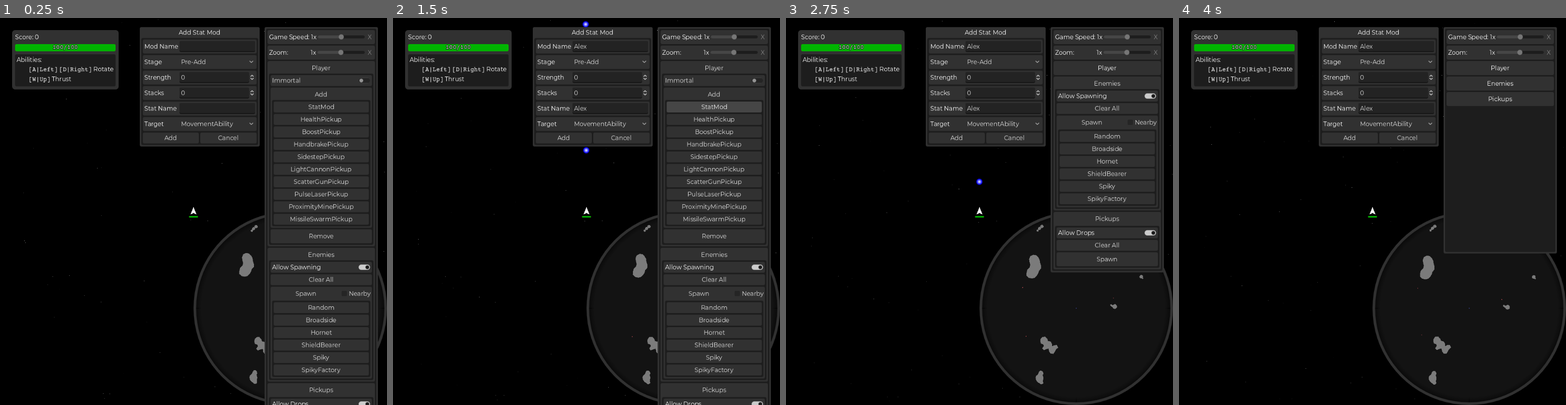
Above: before the commit, frames 1-4 (left to right).
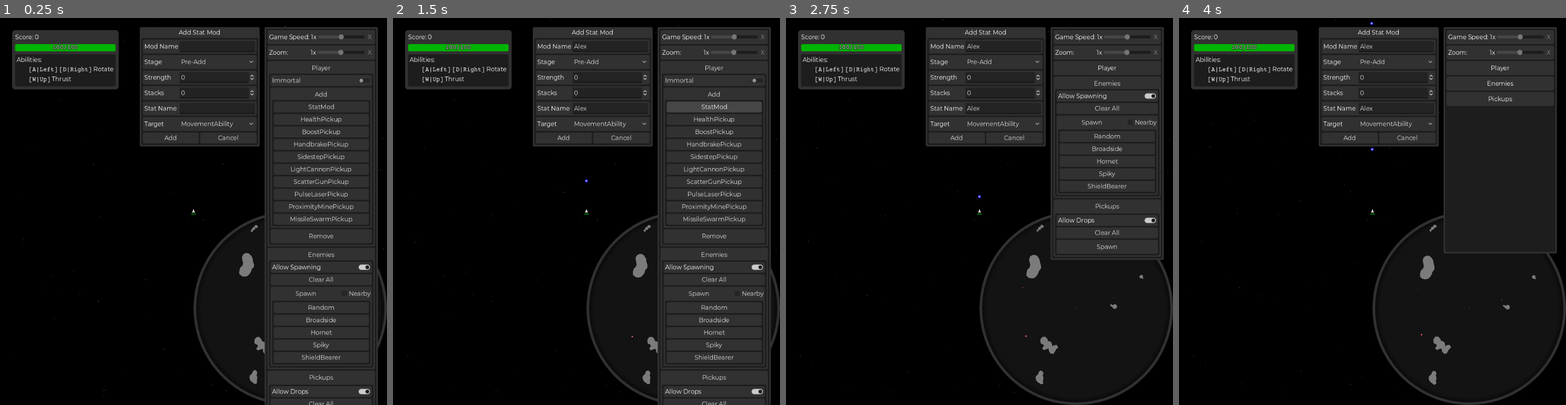
Above: after the commit, the same moments.

Repository: Trantarius/ArcadeGame
Game: Godot game, scene res://main.tscn
Two runs of this game, one before a commit and one after it. Both use one fixed random seed, a clock stepped at 60 frames per second and the inputs below.
Inputs (mouse positions are in pixels of both pictures, inside the frame that each line leads up to):
- Up to frame 1 (0.25 s): no input
- Up to frame 2 (1.5 s): click (609, 45) at 0.52 s; type "Alex" at 0.6 s; click (609, 107) at 0.75 s; type "Alex" at 0.83 s; click "StatMod" at 1.25 s
- Up to frame 3 (2.75 s): click "Player" at 2 s
- Up to frame 4 (4 s): click "Enemies" at 2.75 s; click "Pickups" at 3.5 s

The runs differ from the first frame. In frame 1, 0.5% of the frame differs, in the area x 5-100%, y 0-100%; in frame 2, 0.5%; in frame 3, 1.3%, in the area x 3-100%, y 0-98%; in frame 4, less than 0.1%.

Commit message:
improved SceneList

Diff:
--- /dev/null
+++ b/abilities/ability_list.tres
@@ -0,0 +1,11 @@
+[gd_resource type="Resource" script_class="SceneList" load_steps=5 format=3 uid="uid://q8mr142om7lx"]
+
+[ext_resource type="Resource" uid="uid://yjr728b7vi17" path="res://abilities/attack/attack_ability_list.tres" id="1_aeog5"]
+[ext_resource type="Script" path="res://classes/SceneList.gd" id="1_wydrg"]
+[ext_resource type="Resource" uid="uid://uuni84ub2tnp" path="res://abilities/movement/movement_ability_list.tres" id="2_13wgn"]
+[ext_resource type="Resource" uid="uid://7dj8ndehy7dl" path="res://abilities/weapon/weapon_list.tres" id="3_iwd0g"]
+
+[resource]
+script = ExtResource("1_wydrg")
+include = Array[ExtResource("1_wydrg")]([ExtResource("1_aeog5"), ExtResource("2_13wgn"), ExtResource("3_iwd0g")])
+scenes = Array[PackedScene]([])
--- /dev/null
+++ b/abilities/attack/attack_ability_list.tres
@@ -0,0 +1,10 @@
+[gd_resource type="Resource" script_class="SceneList" load_steps=4 format=3 uid="uid://yjr728b7vi17"]
+
+[ext_resource type="PackedScene" uid="uid://c2g3s6js6hne" path="res://abilities/attack/missile_swarm/missile_swarm_ability.tscn" id="1_b2bv8"]
+[ext_resource type="Script" path="res://classes/SceneList.gd" id="1_g41ny"]
+[ext_resource type="PackedScene" uid="uid://c1abqegxiegd0" path="res://abilities/attack/proximity_mine/proximity_mine_ability.tscn" id="2_fiagx"]
+
+[resource]
+script = ExtResource("1_g41ny")
+include = Array[ExtResource("1_g41ny")]([])
+scenes = Array[PackedScene]([ExtResource("1_b2bv8"), ExtResource("2_fiagx")])
--- /dev/null
+++ b/abilities/movement/movement_ability_list.tres
@@ -0,0 +1,11 @@
+[gd_resource type="Resource" script_class="SceneList" load_steps=5 format=3 uid="uid://uuni84ub2tnp"]
+
+[ext_resource type="Script" path="res://classes/SceneList.gd" id="1_c1nkt"]
+[ext_resource type="PackedScene" uid="uid://8506rbhgwm4s" path="res://abilities/movement/boost/boost_ability.tscn" id="1_uqpa2"]
+[ext_resource type="PackedScene" uid="uid://c8qt870yuj2yn" path="res://abilities/movement/handbrake/handbrake_ability.tscn" id="2_sfcth"]
+[ext_resource type="PackedScene" uid="uid://j7ojgjiy4k3i" path="res://abilities/movement/sidestep/sidestep_ability.tscn" id="3_m63ge"]
+
+[resource]
+script = ExtResource("1_c1nkt")
+include = Array[ExtResource("1_c1nkt")]([])
+scenes = Array[PackedScene]([ExtResource("1_uqpa2"), ExtResource("2_sfcth"), ExtResource("3_m63ge")])
--- /dev/null
+++ b/abilities/weapon/weapon_list.tres
@@ -0,0 +1,11 @@
+[gd_resource type="Resource" script_class="SceneList" load_steps=5 format=3 uid="uid://7dj8ndehy7dl"]
+
+[ext_resource type="PackedScene" uid="uid://d3ek2vmqvfst3" path="res://abilities/weapon/light_cannon/light_cannon.tscn" id="1_c388o"]
+[ext_resource type="Script" path="res://classes/SceneList.gd" id="1_ct133"]
+[ext_resource type="PackedScene" uid="uid://blpkj5dm1bxh5" path="res://abilities/weapon/pulse_laser/pulse_laser.tscn" id="2_wsfsb"]
+[ext_resource type="PackedScene" uid="uid://dqs0njvcsrun8" path="res://abilities/weapon/scatter_gun/scatter_gun.tscn" id="3_5rogh"]
+
+[resource]
+script = ExtResource("1_ct133")
+include = Array[ExtResource("1_ct133")]([])
+scenes = Array[PackedScene]([ExtResource("1_c388o"), ExtResource("2_wsfsb"), ExtResource("3_5rogh")])
--- a/classes/SceneList.gd
+++ b/classes/SceneList.gd
@@ -1,34 +1,35 @@
 class_name SceneList
 extends Resource
 
-@export var list:Array[PackedScene]
+@export var include:Array[SceneList]
+@export var scenes:Array[PackedScene]
 
-func get_scene_name(idx:int)->String:
-	if(idx<0||idx>=list.size()):
-		return ''
-	if(!is_instance_valid(list[idx])):
-		return ''
-	var state:SceneState = list[idx].get_state()
-	return state.get_node_name(0)
+func size()->int:
+	var s:int = 0
+	for sub:SceneList in include:
+		s+=sub.size()
+	return s+scenes.size()
 
-## Gets a property from a scene without instantiating it. Only works with script properties.
-func get_scene_prop(idx:int, prop:StringName, default:Variant=null)->Variant:
+func get_list()->Array[PackedScene]:
+	var list:Array[PackedScene]
+	for sub:SceneList in include:
+		assert(sub!=self)
+		list.append_array(sub.get_list())
+	list.append_array(scenes)
+	return list
 
-	var state:SceneState = list[idx].get_state()
+func pick_random(weighter:Callable=Callable())->PackedScene:
+	if(size()==0):
+		return null
+	var list:Array[PackedScene] = get_list()
+	if(weighter.is_null()):
+		return list.pick_random()
 
-	for i:int in range(state.get_node_property_count(0)):
-		if(state.get_node_property_name(0,i)==prop):
-			return state.get_node_property_value(0,i)
+	var weights:Array[float] = [0]
+	for scene:PackedScene in list:
+		weights.push_back(weighter.call(scene)+weights.back())
+	weights.pop_front()
 
-	var script:Script
-	for i:int in range(state.get_node_property_count(0)):
-		if(state.get_node_property_name(0,i)==&'script'):
-			script = state.get_node_property_value(0,i)
-	if(!is_instance_valid(script)):
-		return default
-
-	var constmap:Dictionary = script.get_script_constant_map()
-	if(constmap.has(prop)):
-		return constmap[prop]
-	else:
-		return default
+	var rw:float = randf()*weights.back()
+	var idx:int = weights.bsearch(rw)
+	return list[idx]
--- a/classes/util.gd
+++ b/classes/util.gd
@@ -244,3 +244,33 @@
 				input = input.insert(found.get_start(),'[code][color=red]ERROR '+err+'[/color][/code]')
 		found = escape_rex.search(input)
 	return input
+
+## Gets a property from a scene without instantiating it. Only works with exported properties which are not the default value.
+## Returns [param default] if the property is not available, or if it has not been set.
+static func get_scene_prop(scene:PackedScene, prop:StringName, default:Variant=null)->Variant:
+	if(!is_instance_valid(scene)):
+		return default
+
+	var state:SceneState = scene.get_state()
+
+	for i:int in range(state.get_node_property_count(0)):
+		if(state.get_node_property_name(0,i)==prop):
+			return state.get_node_property_value(0,i)
+
+	var script:Script
+	for i:int in range(state.get_node_property_count(0)):
+		if(state.get_node_property_name(0,i)==&'script'):
+			script = state.get_node_property_value(0,i)
+	if(!is_instance_valid(script)):
+		return default
+
+	var constmap:Dictionary = script.get_script_constant_map()
+	if(constmap.has(prop)):
+		return constmap[prop]
+	else:
+		return default
+
+static func current_camera_pos()->Vector2:
+	var vp:Viewport = Engine.get_main_loop().root
+	var canv:Transform2D = vp.canvas_transform
+	return canv.affine_inverse()*(Vector2(vp.size)/2)
--- a/enemies/EnemySpawner.gd
+++ b/enemies/EnemySpawner.gd
@@ -1,3 +1,4 @@
+class_name EnemySpawner
 extends Node
 
 ## Scales how fast enemies spawn
@@ -10,28 +11,14 @@
 ## Toggles all enemy spawning
 @export var enabled:bool = true
 
-func get_weight(idx:int)->float:
-	var spawnable:bool = enemy_list.get_scene_prop(idx, &'spawnable', true)
-	var point_value:float = enemy_list.get_scene_prop(idx, &'point_value', 1)
-	var rarity:float = enemy_list.get_scene_prop(idx, &'rarity', 1)
+static func get_weight(scene:PackedScene)->float:
+	var spawnable:bool = Util.get_scene_prop(scene, &'spawnable', true)
+	var point_value:float = Util.get_scene_prop(scene, &'point_value', 1)
+	var rarity:float = Util.get_scene_prop(scene, &'rarity', 1)
 	return 100.0/(point_value*rarity) if spawnable else 0
 
 func select_random_enemy()->PackedScene:
-	var total:float = 0
-	var weights:Array[float]
-	for n:int in range(enemy_list.list.size()):
-		var w:float = get_weight(n)
-		total+=w
-		weights.push_back(w)
-	var val:float = total*randf()
-	var idx:int = 0
-	while(idx<weights.size()):
-		val -= weights[idx]
-		if(val<=0):
-			break
-		else:
-			idx += 1
-	return enemy_list.list[idx]
+	return enemy_list.pick_random(get_weight)
 
 func _enter_tree()->void:
 	Performance.add_custom_monitor('Enemy Points',get_total_enemy_points)
@@ -47,16 +34,12 @@
 		spawn_an_enemy()
 
 func spawn_an_enemy()->void:
-	var players:Array = get_tree().get_nodes_in_group('Players')
-	if(players.is_empty()):
-		return
 	spawn(select_random_enemy())
 
 func spawn(scene:PackedScene)->void:
 	var enemy:Enemy = scene.instantiate()
-	var campos:Vector2 = get_viewport().get_camera_2d().get_screen_center_position()
 	var locator:Callable = func()->Transform2D:
-		return Transform2D(randf()*TAU, campos +
+		return Transform2D(randf()*TAU, Util.current_camera_pos() +
 			Vector2.from_angle(randf()*TAU) * randf_range(enemy.min_spawn_distance,enemy.max_spawn_distance))
 
 	if(!Util.attempt_place_node(enemy,self,locator,5)):
--- a/enemies/enemy_list.tres
+++ b/enemies/enemy_list.tres
@@ -1,12 +1,12 @@
-[gd_resource type="Resource" script_class="SceneList" load_steps=7 format=3 uid="uid://cth1tnkhu3ijs"]
+[gd_resource type="Resource" script_class="SceneList" load_steps=6 format=3 uid="uid://cth1tnkhu3ijs"]
 
 [ext_resource type="PackedScene" uid="uid://duw4y42hn6e5i" path="res://enemies/broadside/broadside.tscn" id="1_3mhvl"]
 [ext_resource type="Script" path="res://classes/SceneList.gd" id="1_bxj33"]
 [ext_resource type="PackedScene" uid="uid://d4epik40543it" path="res://enemies/hornet/hornet.tscn" id="2_07ddc"]
 [ext_resource type="PackedScene" uid="uid://blf0t84ei3owm" path="res://enemies/shield_bearer/shield_bearer.tscn" id="3_qp2xk"]
 [ext_resource type="PackedScene" uid="uid://cb3satgchcg1i" path="res://enemies/spiky/spiky.tscn" id="4_ne0vy"]
-[ext_resource type="PackedScene" uid="uid://b84l7h2qte8nl" path="res://enemies/spiky/spiky_factory.tscn" id="5_5lihx"]
 
 [resource]
 script = ExtResource("1_bxj33")
-list = Array[PackedScene]([ExtResource("1_3mhvl"), ExtResource("2_07ddc"), ExtResource("3_qp2xk"), ExtResource("4_ne0vy"), ExtResource("5_5lihx")])
+include = Array[ExtResource("1_bxj33")]([])
+scenes = Array[PackedScene]([ExtResource("1_3mhvl"), ExtResource("2_07ddc"), ExtResource("4_ne0vy"), ExtResource("3_qp2xk")])
--- /dev/null
+++ b/pickups/ability_pickup.gd
@@ -0,0 +1,10 @@
+extends Pickup
+
+@export var ability_scene:PackedScene:
+	set(to):
+		ability_scene = to
+		$Interpolator/TextureRect.texture = Util.get_scene_prop(ability_scene, &'texture', preload('res://icon.svg'))
+
+func _on_picked_up(player: Player) -> void:
+	var ability:PlayerAbility = ability_scene.instantiate()
+	player.add_ability(ability)
--- /dev/null
+++ b/pickups/ability_pickup.tscn
@@ -0,0 +1,30 @@
+[gd_scene load_steps=6 format=3 uid="uid://c0tbx4r8rsqey"]
+
+[ext_resource type="PhysicsMaterial" uid="uid://b06aqip1r854e" path="res://pickups/pickup_physics_material.tres" id="1_irpo6"]
+[ext_resource type="Script" path="res://pickups/ability_pickup.gd" id="1_jvggd"]
+[ext_resource type="Script" path="res://classes/Interpolator.gd" id="2_fph0v"]
+[ext_resource type="Texture2D" uid="uid://bude4na0hnosm" path="res://icon.svg" id="4_x87kt"]
+
+[sub_resource type="RectangleShape2D" id="RectangleShape2D_fyp3v"]
+size = Vector2(32, 32)
+
+[node name="AbilityPickup" type="RigidBody2D"]
+physics_material_override = ExtResource("1_irpo6")
+lock_rotation = true
+max_contacts_reported = 3
+contact_monitor = true
+script = ExtResource("1_jvggd")
+
+[node name="CollisionShape2D" type="CollisionShape2D" parent="."]
+shape = SubResource("RectangleShape2D_fyp3v")
+
+[node name="Interpolator" type="Node2D" parent="."]
+script = ExtResource("2_fph0v")
+
+[node name="TextureRect" type="TextureRect" parent="Interpolator"]
+offset_left = -16.0
+offset_top = -16.0
+offset_right = 16.0
+offset_bottom = 16.0
+texture = ExtResource("4_x87kt")
+expand_mode = 1
--- a/player/Player.gd
+++ b/player/Player.gd
@@ -24,6 +24,7 @@
 signal added_ability(ability:PlayerAbility)
 signal removed_ability(ability:PlayerAbility)
 
+## Map of ability type (see PlayerAbility.gd) to ability nodes
 var abilities:Dictionary
 
 var _ability_choice_screen:AbilityChoiceScreen
--- a/player/camera.gd
+++ b/player/camera.gd
@@ -2,6 +2,8 @@
 
 ## Number of ambient particles per million pixels (ie, in a 1000x1000 area)
 @export var ambient_particle_density:float = 100
+
+@export var base_zoom_level:float = 1.0
 
 ## Enables moving under its own velocity
 var is_free:bool = false
@@ -17,6 +19,7 @@
 	return false
 
 func _ready()->void:
+	zoom = Vector2(base_zoom_level,base_zoom_level)
 	get_viewport().size_changed.connect(_on_viewport_size_changed)
 	top_level = true
 	_on_viewport_size_changed()
--- a/player/player.tscn
+++ b/player/player.tscn
@@ -105,6 +105,7 @@
 
 [node name="Camera2D" type="Camera2D" parent="."]
 script = ExtResource("2_ccbte")
+base_zoom_level = 0.5
 
 [node name="AmbientParticles" type="GPUParticles2D" parent="Camera2D"]
 z_index = -10
--- a/ui/debug_menu.tscn
+++ b/ui/debug_menu.tscn
@@ -35,7 +35,7 @@
 func _on_h_slider_value_changed(value: float) -> void:
 	var cam:Camera2D = get_viewport().get_camera_2d()
 	if(is_instance_valid(cam)):
-		cam.zoom=Vector2(2**value,2**value);
+		cam.zoom=Vector2(2**value,2**value)*cam.base_zoom_level;
 		$HBoxContainer/HBoxContainer/Label2.text = \"%.2fx\"%(2**value)
 		$HBoxContainer/Reset.disabled = (value==0)
 
@@ -162,24 +162,23 @@
 const enemy_list:SceneList = preload('res://enemies/enemy_list.tres')
 
 func _ready() -> void:
-	for n:int in range(enemy_list.list.size()):
-		var ename:StringName = enemy_list.get_scene_name(n)
+	for scene:PackedScene in enemy_list.get_list():
+		var ename:StringName = scene.get_state().get_node_name(0)
 		var button:Button = Button.new()
 		button.text = ename
-		button.pressed.connect(_spawn.bind(enemy_list.list[n]))
+		button.pressed.connect(_spawn.bind(scene))
 		$VBoxContainer/PanelContainer/VBoxContainer.add_child(button)
 
 func _spawn(scene:PackedScene)->void:
 
 	if(nearby_enabled):
-		var player:Player = get_tree().get_first_node_in_group(&'Players')
-		if(is_instance_valid(player)):
-			var enemy:Enemy = scene.instantiate()
-			var locator:Callable = func()->Transform2D: return Transform2D(randf()*TAU,
-				player.global_position + Vector2.from_angle(randf()*TAU)*(512+enemy.radius))
-			if(!Util.attempt_place_node(enemy,get_tree().current_scene,locator,5)):
-				push_error(\"Failed to place an enemy (nearby) after 5 attempts\")
-				enemy.queue_free()
+		var cpos:Vector2 = Util.current_camera_pos()
+		var enemy:Enemy = scene.instantiate()
+		var locator:Callable = func()->Transform2D: return Transform2D(randf()*TAU,
+			cpos + Vector2.from_angle(randf()*TAU)*(512+enemy.radius))
+		if(!Util.attempt_place_node(enemy,get_tree().current_scene,locator,5)):
+			push_error(\"Failed to place an enemy (nearby) after 5 attempts\")
+			enemy.queue_free()
 	else:
 		var enemyspawner:Node = get_tree().root.find_child('EnemySpawner',true,false)
 		if(is_instance_valid(enemyspawner)):
@@ -194,9 +193,7 @@
 
 
 func _on_random_pressed() -> void:
-	var enemyspawner:Node = get_tree().root.find_child('EnemySpawner',true,false)
-	if(is_instance_valid(enemyspawner)):
-		_spawn(enemyspawner.select_random_enemy())
+	_spawn(enemy_list.pick_random(EnemySpawner.get_weight))
 "
 
 [sub_resource type="GDScript" id="GDScript_oqi4g"]
--- /dev/null
+++ b/upgrades/Upgrade.gd
@@ -0,0 +1,5 @@
+class_name Upgrade
+extends Node
+
+@export var upgrade_name:String
+@export_multiline var description:String
--- /dev/null
+++ b/upgrades/common/FasterShooting.tscn
@@ -0,0 +1,17 @@
+[gd_scene load_steps=3 format=3 uid="uid://becix0upe0bxf"]
+
+[ext_resource type="Script" path="res://classes/StatMod.gd" id="1_8r5al"]
+[ext_resource type="Script" path="res://upgrades/Upgrade.gd" id="1_mjsaq"]
+
+[node name="FasterShooting" type="Node"]
+script = ExtResource("1_mjsaq")
+upgrade_name = "Faster Shooting"
+description = "+10% weapon fire rate"
+
+[node name="StatMod" type="Node" parent="."]
+script = ExtResource("1_8r5al")
+mod_name = &"Faster Shooting"
+stage = 1
+strength = 1.1
+stat_name = &"fire_rate"
+target = 2
--- /dev/null
+++ b/upgrades/common/WeaponTuning.tscn
@@ -0,0 +1,17 @@
+[gd_scene load_steps=3 format=3 uid="uid://bsgqgktfa8xx6"]
+
+[ext_resource type="Script" path="res://upgrades/Upgrade.gd" id="1_kj7dx"]
+[ext_resource type="Script" path="res://classes/StatMod.gd" id="2_xcsh6"]
+
+[node name="WeaponTuning" type="Node"]
+script = ExtResource("1_kj7dx")
+upgrade_name = "Weapon Tuning"
+description = "+10% weapon damage"
+
+[node name="StatMod" type="Node" parent="."]
+script = ExtResource("2_xcsh6")
+mod_name = &"WeaponTuning"
+stage = 1
+strength = 1.1
+stat_name = &"damage"
+target = 2
